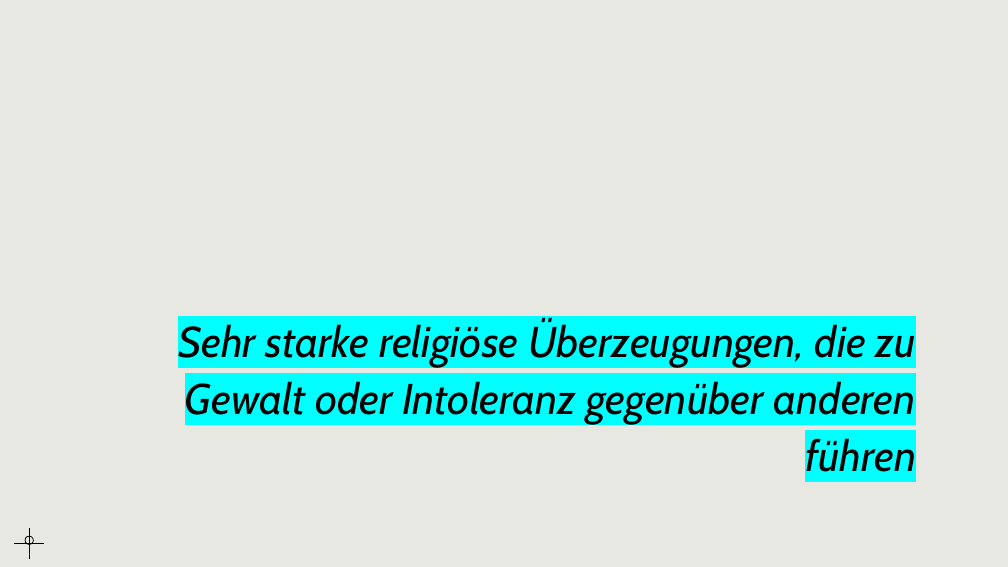
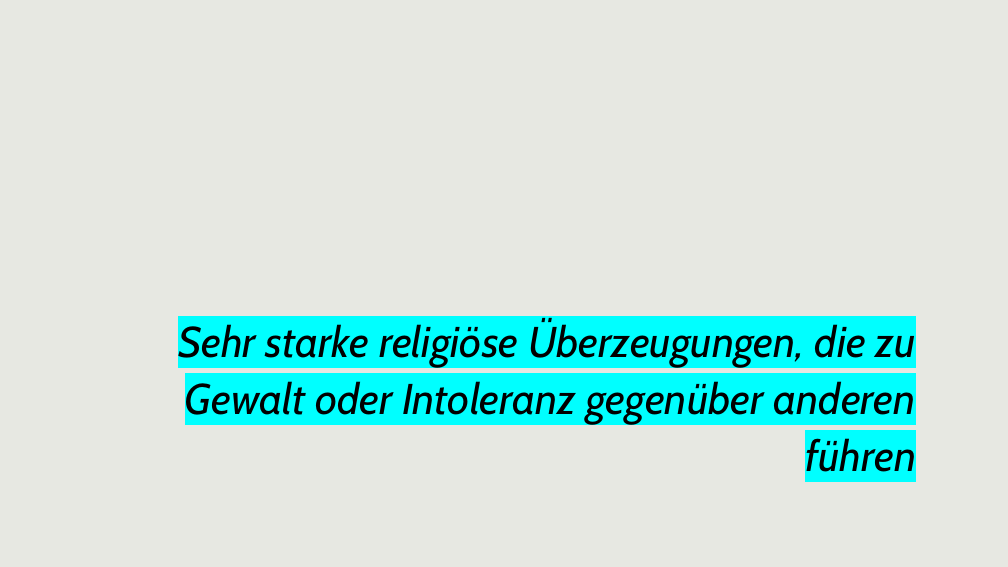
Before and after one commit to APHs-Archive/Lernmaterial, a slide deck: slide 3 of 2. Lehrjahr/PuG/Religiöser Extremismus/Präsentation.pptx. Drawn at 1008x567 pixels with LibreOffice and Linux fonts; fonts in the diff are those of the drawing. Boxes give left, top, right and bottom in pixels: in the first picture for what was removed or moved away, otherwise in the second. Text is boxed around its words. In the diff, an @@ line names an element or a change of style, - is before the commit and + after.

```diff
--- a/2. Lehrjahr/PuG/Religiöser Extremismus/Präsentation.pptx
+++ b/2. Lehrjahr/PuG/Religiöser Extremismus/Präsentation.pptx
@@ rectangle added at (0,523,56,567), fill #E7E8E2 @@
@@ ellipse removed at (25,536,33,544) @@
@@ line removed from (29, 559) to (29, 529) @@
@@ line removed from (14, 544) to (44, 544) @@
```
Also in this commit, not shown: 5 other slides changed, 1 other file.
